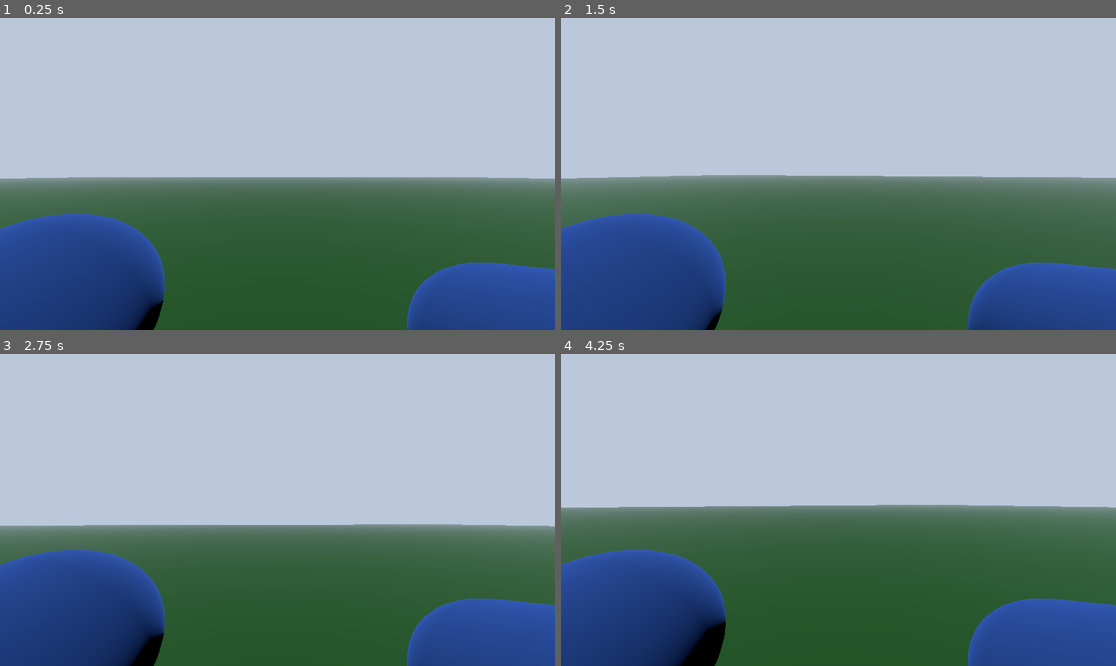
Above: before the commit, frames 1-4 (two rows, left to right).
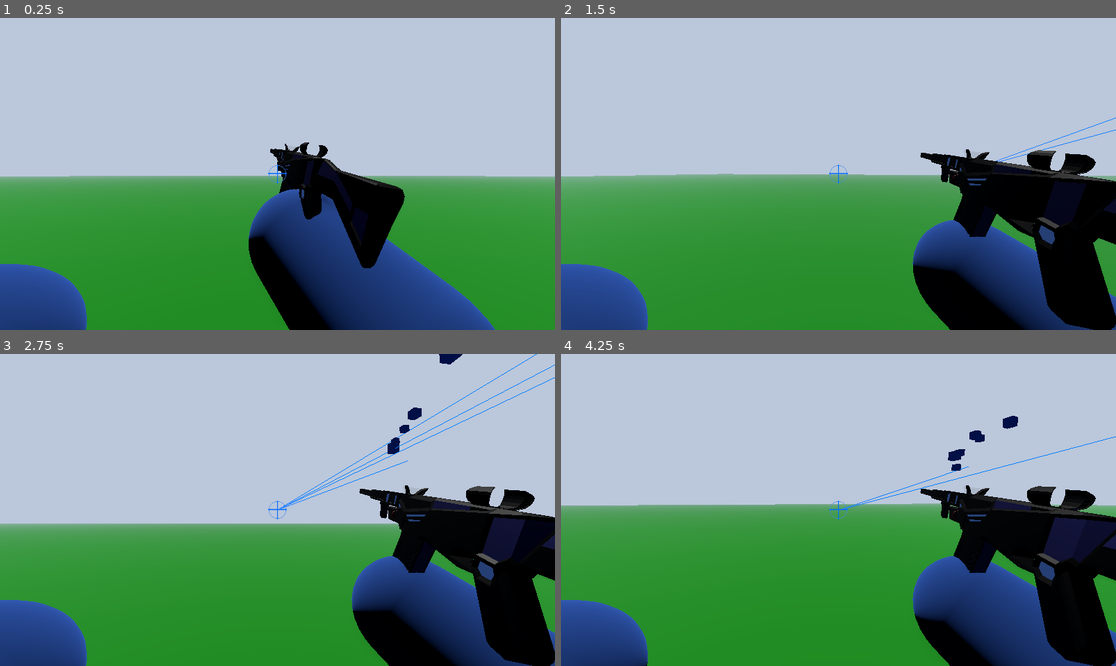
Above: after the commit, the same moments.

Repository: IDoTweaks/the-way-to-teal-just-kill-
Game: Godot game, scene res://Scenes/main_scene.tscn
The game is run twice, just before and just after one commit, with the same random seed, the same clock (stepped at 60 frames per second) and the same inputs.
Inputs (mouse positions are in pixels of both pictures, inside the frame that each line leads up to):
- Up to frame 1 (0.25 s): no input
- Up to frame 2 (1.5 s): tap Enter at 0.5 s; move the mouse to (866, 174) at 0.52 s; press the mouse at (866, 174) at 0.53 s; hold W (forward) from 0.53 s (still down); tap Space (jump) at 0.77 s; move the mouse to (810, 174) at 1.27 s; release the mouse at (810, 174) at 1.28 s; tap Ctrl (slide) at 1.35 s
- Up to frame 3 (2.75 s): keep holding W (forward); tap Space (jump) at 1.52 s; click (249, 510) at 1.55 s; move the mouse to (288, 503) at 2.02 s; press the mouse at (288, 503) at 2.03 s
- Up to frame 4 (4.25 s): keep holding W (forward); move the mouse to (832, 516) at 2.77 s; release the mouse at (832, 516) at 2.78 s; tap Alt at 2.85 s; tap Space (jump) at 3.02, 3.77 s; click (832, 516) at 3.05 s; move the mouse to (877, 513) at 3.52 s; press the mouse at (877, 513) at 3.53 s; tap Shift at 3.6 s

The runs differ from the first frame. In frame 1, 46% of the frame differs, in the area x 0-100%, y 39-100%; in frame 2, 49%; in frame 3, 47%; in frame 4, 51%, in the area x 0-100%, y 19-100%.

Commit message:
added gun shooting
added a gun with an animation + paricles  + damage when i add enemies

Diff:
--- a/ObjectScenes/player.tscn
+++ b/ObjectScenes/player.tscn
@@ -1,6 +1,8 @@
 [gd_scene format=3 uid="uid://bcugc3piu2xws"]
 
 [ext_resource type="Script" uid="uid://ck51rj4rdst7j" path="res://Scripts/player.gd" id="1_m8bbn"]
+[ext_resource type="PackedScene" uid="uid://dnfrb64vva6ff" path="res://Models/scorpious9.glb" id="2_iixog"]
+[ext_resource type="Texture2D" uid="uid://mul631bkn51k" path="res://Sprites/blueCross.png" id="3_ramtr"]
 
 [sub_resource type="StandardMaterial3D" id="StandardMaterial3D_m8bbn"]
 albedo_color = Color(0.21568628, 0.5686275, 1, 1)
@@ -14,7 +16,156 @@
 
 [sub_resource type="CapsuleMesh" id="CapsuleMesh_ramtr"]
 
+[sub_resource type="BoxMesh" id="BoxMesh_ramtr"]
+
 [sub_resource type="BoxMesh" id="BoxMesh_m8bbn"]
+
+[sub_resource type="Animation" id="Animation_iixog"]
+length = 0.001
+tracks/0/type = "value"
+tracks/0/imported = false
+tracks/0/enabled = true
+tracks/0/path = NodePath("playerCam/gun:position")
+tracks/0/interp = 1
+tracks/0/loop_wrap = true
+tracks/0/keys = {
+"times": PackedFloat32Array(0),
+"transitions": PackedFloat32Array(1),
+"update": 0,
+"values": [Vector3(0.007999897, -0.259, -0.87200004)]
+}
+tracks/1/type = "value"
+tracks/1/imported = false
+tracks/1/enabled = true
+tracks/1/path = NodePath("playerCam/gun:rotation")
+tracks/1/interp = 1
+tracks/1/loop_wrap = true
+tracks/1/keys = {
+"times": PackedFloat32Array(0),
+"transitions": PackedFloat32Array(1),
+"update": 0,
+"values": [Vector3(-0.15707986, -2.9757862, 0.15707934)]
+}
+tracks/2/type = "value"
+tracks/2/imported = false
+tracks/2/enabled = true
+tracks/2/path = NodePath("playerCam/gun:scale")
+tracks/2/interp = 1
+tracks/2/loop_wrap = true
+tracks/2/keys = {
+"times": PackedFloat32Array(0),
+"transitions": PackedFloat32Array(1),
+"update": 0,
+"values": [Vector3(0.09000002, 0.09000001, 0.09000002)]
+}
+tracks/3/type = "value"
+tracks/3/imported = false
+tracks/3/enabled = true
+tracks/3/path = NodePath("playerCam/rightArm:position")
+tracks/3/interp = 1
+tracks/3/loop_wrap = true
+tracks/3/keys = {
+"times": PackedFloat32Array(0),
+"transitions": PackedFloat32Array(1),
+"update": 0,
+"values": [Vector3(0.1692597, -0.29702726, -0.55258656)]
+}
+tracks/4/type = "value"
+tracks/4/imported = false
+tracks/4/enabled = true
+tracks/4/path = NodePath("playerCam/rightArm:rotation")
+tracks/4/interp = 1
+tracks/4/loop_wrap = true
+tracks/4/keys = {
+"times": PackedFloat32Array(0),
+"transitions": PackedFloat32Array(1),
+"update": 0,
+"values": [Vector3(0.4778762, 2.4596107, -1.0551388)]
+}
+
+[sub_resource type="Animation" id="Animation_ramtr"]
+resource_name = "shootingAnim"
+length = 0.08
+tracks/0/type = "value"
+tracks/0/imported = false
+tracks/0/enabled = true
+tracks/0/path = NodePath("playerCam/gun:position")
+tracks/0/interp = 1
+tracks/0/loop_wrap = true
+tracks/0/keys = {
+"times": PackedFloat32Array(0, 0.03363337, 0.08),
+"transitions": PackedFloat32Array(1, 1, 1),
+"update": 0,
+"values": [Vector3(0.388, -0.31, -0.652), Vector3(0.373, -0.34, -0.607), Vector3(0.388, -0.31, -0.652)]
+}
+tracks/1/type = "value"
+tracks/1/imported = false
+tracks/1/enabled = true
+tracks/1/path = NodePath("playerCam/gun:rotation")
+tracks/1/interp = 1
+tracks/1/loop_wrap = true
+tracks/1/keys = {
+"times": PackedFloat32Array(0, 0.03363337, 0.08),
+"transitions": PackedFloat32Array(1, 1, 1),
+"update": 0,
+"values": [Vector3(-0.15707964, -3.2637658, 0.15707964), Vector3(-0.34906584, -3.3597589, 0.15707964), Vector3(-0.15707964, -3.2637658, 0.15707964)]
+}
+tracks/2/type = "value"
+tracks/2/imported = false
+tracks/2/enabled = true
+tracks/2/path = NodePath("playerCam/gun:scale")
+tracks/2/interp = 1
+tracks/2/loop_wrap = true
+tracks/2/keys = {
+"times": PackedFloat32Array(0),
+"transitions": PackedFloat32Array(1),
+"update": 0,
+"values": [Vector3(0.09000002, 0.09000001, 0.09000002)]
+}
+tracks/3/type = "value"
+tracks/3/imported = false
+tracks/3/enabled = true
+tracks/3/path = NodePath("playerCam/rightArm:position")
+tracks/3/interp = 1
+tracks/3/loop_wrap = true
+tracks/3/keys = {
+"times": PackedFloat32Array(0, 0.03363337, 0.08),
+"transitions": PackedFloat32Array(1, 1, 1),
+"update": 0,
+"values": [Vector3(0.523, -0.40280876, -0.55258656), Vector3(0.493, -0.403, -0.423), Vector3(0.523, -0.40280876, -0.55258656)]
+}
+tracks/4/type = "value"
+tracks/4/imported = false
+tracks/4/enabled = true
+tracks/4/path = NodePath("playerCam/rightArm:rotation")
+tracks/4/interp = 1
+tracks/4/loop_wrap = true
+tracks/4/keys = {
+"times": PackedFloat32Array(0, 0.03363337, 0.08),
+"transitions": PackedFloat32Array(1, 1, 1),
+"update": 0,
+"values": [Vector3(0.4778762, 2.4596107, -1.0551388), Vector3(0.10297442, 1.8483037, -0.8813913), Vector3(0.4778762, 2.4596107, -1.0551388)]
+}
+tracks/5/type = "method"
+tracks/5/imported = false
+tracks/5/enabled = true
+tracks/5/path = NodePath(".")
+tracks/5/interp = 1
+tracks/5/loop_wrap = true
+tracks/5/keys = {
+"times": PackedFloat32Array(0.033333335),
+"transitions": PackedFloat32Array(1),
+"values": [{
+"args": [],
+"method": &"_shoot"
+}]
+}
+
+[sub_resource type="AnimationLibrary" id="AnimationLibrary_tut37"]
+_data = {
+&"RESET": SubResource("Animation_iixog"),
+&"shootingAnim": SubResource("Animation_ramtr")
+}
 
 [node name="Player" type="CharacterBody3D" unique_id=659499291]
 script = ExtResource("1_m8bbn")
@@ -32,15 +183,39 @@
 transform = Transform3D(1, 0, 0, 0, 1, 0, 0, 0, 1, 0, 0.590254, 0)
 
 [node name="leftArm" type="MeshInstance3D" parent="playerCam" unique_id=1259226239]
-transform = Transform3D(-6.712804e-05, -0.00023131243, 0.34499997, -0.3313299, 0.096153624, 0, -0.096153595, -0.33132985, -0.000240856, -0.4055989, -0.29702726, -0.21109307)
+transform = Transform3D(-6.712804e-05, -0.00023131243, 0.34499997, -0.3313299, 0.096153624, 0, -0.096153595, -0.33132985, -0.000240856, -0.5891691, -0.40280876, -0.21109307)
 material_override = SubResource("ORMMaterial3D_iixog")
 mesh = SubResource("CapsuleMesh_ramtr")
 
 [node name="rightArm" type="MeshInstance3D" parent="playerCam" unique_id=1446399764]
-transform = Transform3D(-6.712806e-05, -0.00023131244, 0.34499997, -0.3277667, -0.107675456, -0.00013596816, 0.107675515, -0.32776672, -0.00019880713, 0.4428725, -0.29702726, -0.21109307)
+transform = Transform3D(-0.21907628, -0.18368958, 0.19310309, -0.26651582, 0.15106383, -0.15866357, -7.54993e-05, -0.2499259, -0.2378279, 0.1692597, -0.29702726, -0.55258656)
 material_override = SubResource("ORMMaterial3D_iixog")
 mesh = SubResource("CapsuleMesh_ramtr")
+
+[node name="RayCast3D" type="RayCast3D" parent="playerCam" unique_id=1374155071]
+target_position = Vector3(0, 0, -200)
+
+[node name="hand" type="Node3D" parent="playerCam" unique_id=800072338]
+transform = Transform3D(1, 0, 0, 0, 1, 0, 0, 0, 1, -0.022098154, -0.109722495, -0.78610706)
+
+[node name="gun" parent="playerCam" unique_id=1487719564 instance=ExtResource("2_iixog")]
+transform = Transform3D(-0.08730936, 0.01618111, -0.014671421, 0.013905741, 0.08779755, 0.014079125, 0.016843671, 0.011391357, -0.08767287, 0.007999897, -0.259, -0.87200004)
+
+[node name="particleSpawnGun" type="MeshInstance3D" parent="playerCam/gun" unique_id=1268103117]
+transform = Transform3D(0.4209742, 1.8626451e-09, 2.6077032e-08, 2.2817403e-08, 0.5239, 4.4703484e-08, 2.2351742e-08, -1.4901161e-08, 0.42500958, 0.0027680397, 3.6811652, 7.116807)
+visible = false
+mesh = SubResource("BoxMesh_ramtr")
+
+[node name="TextureRect" type="TextureRect" parent="playerCam" unique_id=1320434718]
+offset_left = 556.0
+offset_top = 304.0
+offset_right = 596.0
+offset_bottom = 344.0
+texture = ExtResource("3_ramtr")
 
 [node name="feetPos" type="MeshInstance3D" parent="." unique_id=114077523]
 transform = Transform3D(0.07, 0, 0, 0, 0.07, 0, 0, 0, 0.07, 0, -0.97684103, 0)
 mesh = SubResource("BoxMesh_m8bbn")
+
+[node name="AnimationPlayer" type="AnimationPlayer" parent="." unique_id=1489247655]
+libraries/ = SubResource("AnimationLibrary_tut37")
--- /dev/null
+++ b/Particles/shootParticles.tscn
@@ -0,0 +1,30 @@
+[gd_scene format=3 uid="uid://320gg8k78oqf"]
+
+[ext_resource type="Script" uid="uid://bc6ahec3jfp1w" path="res://Scripts/shoot_particles.gd" id="1_c5iod"]
+
+[sub_resource type="StandardMaterial3D" id="StandardMaterial3D_4vteu"]
+albedo_color = Color(0.0013912675, 0.25607726, 0.8913102, 1)
+
+[sub_resource type="ParticleProcessMaterial" id="ParticleProcessMaterial_c5iod"]
+direction = Vector3(0, 1, 0)
+spread = 8.662
+initial_velocity_min = 2.0
+initial_velocity_max = 3.0
+scale_min = 0.19999999
+scale_max = 0.35
+
+[sub_resource type="BoxMesh" id="BoxMesh_5e4ic"]
+size = Vector3(0.1, 0.1, 0.1)
+
+[node name="ShootParticles" type="GPUParticles3D" unique_id=962218895]
+material_override = SubResource("StandardMaterial3D_4vteu")
+emitting = false
+amount = 1
+lifetime = 0.65
+one_shot = true
+explosiveness = 1.0
+process_material = SubResource("ParticleProcessMaterial_c5iod")
+draw_pass_1 = SubResource("BoxMesh_5e4ic")
+script = ExtResource("1_c5iod")
+
+[connection signal="finished" from="." to="." method="_on_finished"]
--- a/Scenes/main_scene.tscn
+++ b/Scenes/main_scene.tscn
@@ -3,7 +3,7 @@
 [ext_resource type="PackedScene" uid="uid://bcugc3piu2xws" path="res://ObjectScenes/player.tscn" id="1_52fb6"]
 
 [sub_resource type="StandardMaterial3D" id="StandardMaterial3D_52fb6"]
-albedo_color = Color(4.5724212e-07, 0.29423055, 0.03251834, 1)
+albedo_color = Color(0, 0.5294118, 0, 1)
 
 [sub_resource type="PlaneMesh" id="PlaneMesh_6l7je"]
 
@@ -16,16 +16,16 @@
 fog_light_energy = 2.15
 fog_density = 0.005
 
+[sub_resource type="StandardMaterial3D" id="StandardMaterial3D_6l7je"]
+albedo_color = Color(0, 1, 0, 1)
+
 [sub_resource type="PrismMesh" id="PrismMesh_52fb6"]
+material = SubResource("StandardMaterial3D_6l7je")
 
 [sub_resource type="ConvexPolygonShape3D" id="ConvexPolygonShape3D_52fb6"]
 points = PackedVector3Array(0, 0.5, 0.5, 0.5, -0.5, 0.5, 0, 0.5, -0.5, -0.5, -0.5, 0.5, 0.5, -0.5, -0.5, -0.5, -0.5, -0.5)
 
 [node name="MainScene" type="Node3D" unique_id=59475580]
-
-[node name="Player" parent="." unique_id=659499291 instance=ExtResource("1_52fb6")]
-transform = Transform3D(1, 0, 0, 0, 1, 0, 0, 0, 1, 0, 1.3510525, 0)
-downForceDevide = 1.0
 
 [node name="StaticBody3D" type="StaticBody3D" parent="." unique_id=1544043293]
 
@@ -52,3 +52,6 @@
 
 [node name="CollisionShape3D" type="CollisionShape3D" parent="slope" unique_id=1128850371]
 shape = SubResource("ConvexPolygonShape3D_52fb6")
+
+[node name="Player" parent="." unique_id=659499291 instance=ExtResource("1_52fb6")]
+transform = Transform3D(1, 0, 0, 0, 1, 0, 0, 0, 1, 0, 1.159593, 0)
--- a/Scripts/player.gd
+++ b/Scripts/player.gd
@@ -1,9 +1,11 @@
 extends CharacterBody3D
 
-const  sens = 0.005;
+const SENS = 0.005;
 const SPEED = 5.0
 const JUMP_VELOCITY = 4.5
+const MAXCAMSHAKE = 0.03
 
+#sliding
 var slide :bool = false
 @export var downForceDevide: float
 @export var slideFactor: float = 0.4
@@ -11,15 +13,72 @@
 
 @onready var feet = $feetPos;
 @onready var playerCam = $playerCam;
+@onready var animaPlayer = $AnimationPlayer
+@onready var gunRay = $playerCam/RayCast3D
+@onready var shootingParticles =preload("res://Particles/shootParticles.tscn")
+@onready var gunParticleSpawn = $playerCam/gun/particleSpawnGun
+var particleInstance
+
+#gun
+@export var damage : float = 10
+func _shootAnim():
+	if Input.is_action_pressed("shoot"):
+		animaPlayer.play("shootingAnim")
+		particleInstance = shootingParticles.instantiate()
+		particleInstance.position = gunParticleSpawn.global_position
+		get_parent().add_child(particleInstance)
+		particleInstance.emitting = true
+	else:
+		playerCam.position = Vector3();
+		animaPlayer.stop()
+func _shoot():
+	playerCam.position = lerp(playerCam.position, Vector3(randf_range(MAXCAMSHAKE, -MAXCAMSHAKE), randf_range(MAXCAMSHAKE, -MAXCAMSHAKE), 0), 0.5)
+
+	if gunRay.is_colliding():
+		var target = gunRay.get_collider()
+		if target.has_method("enemy"):
+			target.health -= damage
+		_draw_laser_line(gunParticleSpawn.global_position, gunRay.get_collision_point(), 0.25)
+	else:
+		var end_point = gunRay.to_global(gunRay.target_position)
+		_draw_laser_line(gunParticleSpawn.global_position, end_point, 0.5)
+
+func _draw_laser_line(from_pos: Vector3, to_pos: Vector3, duration: float = 0.1):
+	var line_instance = MeshInstance3D.new()
+	var imm_mesh = ImmediateMesh.new()
+	var material = StandardMaterial3D.new()
+
+	line_instance.mesh = imm_mesh
+
+	material.shading_mode = StandardMaterial3D.SHADING_MODE_UNSHADED
+	material.albedo_color = Color(0, 0.5, 1)
+	line_instance.material_override = material
+
+	imm_mesh.surface_begin(Mesh.PRIMITIVE_LINES)
+	imm_mesh.surface_add_vertex(from_pos)
+	imm_mesh.surface_add_vertex(to_pos)
+	imm_mesh.surface_end()
+
+	get_parent().add_child(line_instance)
+	await get_tree().create_timer(duration).timeout
+	line_instance.queue_free()
 
 func _ready() -> void:
 	Input.mouse_mode = Input.MOUSE_MODE_CAPTURED;
 
+
+func _process(delta: float) -> void:
+	#call input functions
+	_shootAnim()
+	#NOTE-use only when unhandles input isnt good enough
+
 func _unhandled_input(event: InputEvent) -> void:
+	#cam
 	if event is InputEventMouseMotion:
-		rotate_y(-event.relative.x * sens)
-		playerCam.rotate_x(-event.relative.y * sens)
+		rotate_y(-event.relative.x * SENS)
+		playerCam.rotate_x(-event.relative.y * SENS)
 		playerCam.rotation.x = clamp(playerCam.rotation.x,deg_to_rad(-60),deg_to_rad(70))
+
 
 func _calcDownForce():
 	#calculate the position in the future
--- /dev/null
+++ b/Scripts/shoot_particles.gd
@@ -0,0 +1,15 @@
+extends GPUParticles3D
+
+
+# Called when the node enters the scene tree for the first time.
+func _ready() -> void:
+	pass # Replace with function body.
+
+
+# Called every frame. 'delta' is the elapsed time since the previous frame.
+func _process(delta: float) -> void:
+	pass
+
+
+func _on_finished() -> void:
+	queue_free()
--- a/project.godot
+++ b/project.godot
@@ -51,6 +51,11 @@
 "events": [Object(InputEventKey,"resource_local_to_scene":false,"resource_name":"","device":-1,"window_id":0,"alt_press …(195 unchanged characters)…
 ]
 }
+shoot={
+"deadzone": 0.2,
+"events": [Object(InputEventMouseButton,"resource_local_to_scene":false,"resource_name":"","device":-1,"window_id":0,"alt_pressed":false,"shift_pressed":false,"ctrl_pressed":false,"meta_pressed":false,"button_mask":0,"position":Vector2(0, 0),"global_position":Vector2(0, 0),"factor":1.0,"button_index":1,"canceled":false,"pressed":false,"double_click":false,"script":null)
+]
+}
 
 [physics]
 
Binary file added: Models/scorpious9.glb
Not shown, added: Models/scorpious9.glb.import
Binary file added: Models/usa_m56_scorpion.dxp.bin
Not shown, added: Scripts/shoot_particles.gd.uid
Binary file added: Sprites/blueCross.png
Not shown, added: Sprites/blueCross.png.import
Not shown, added: Models/usa_m56_scorpion.grp
